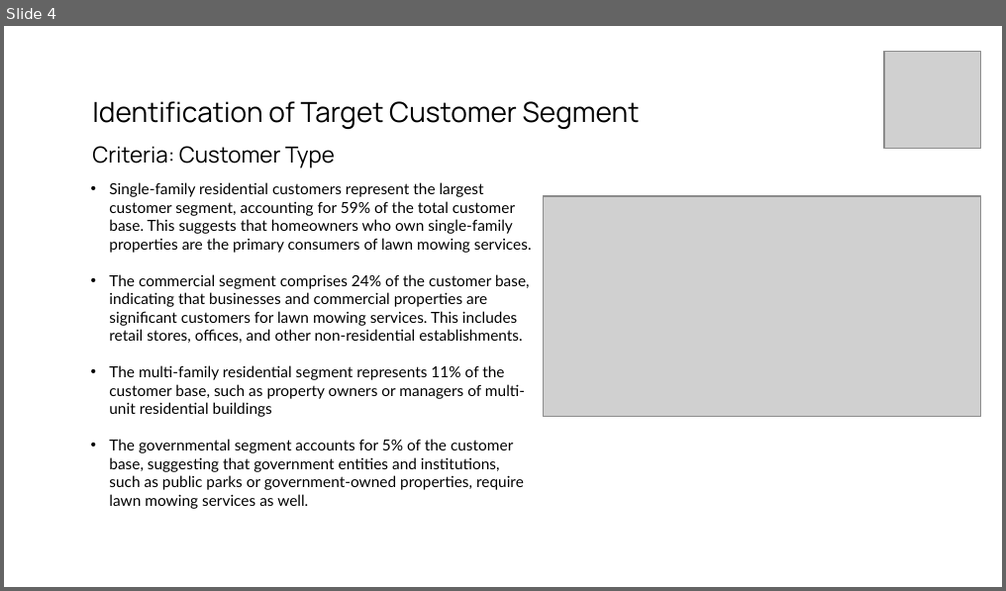
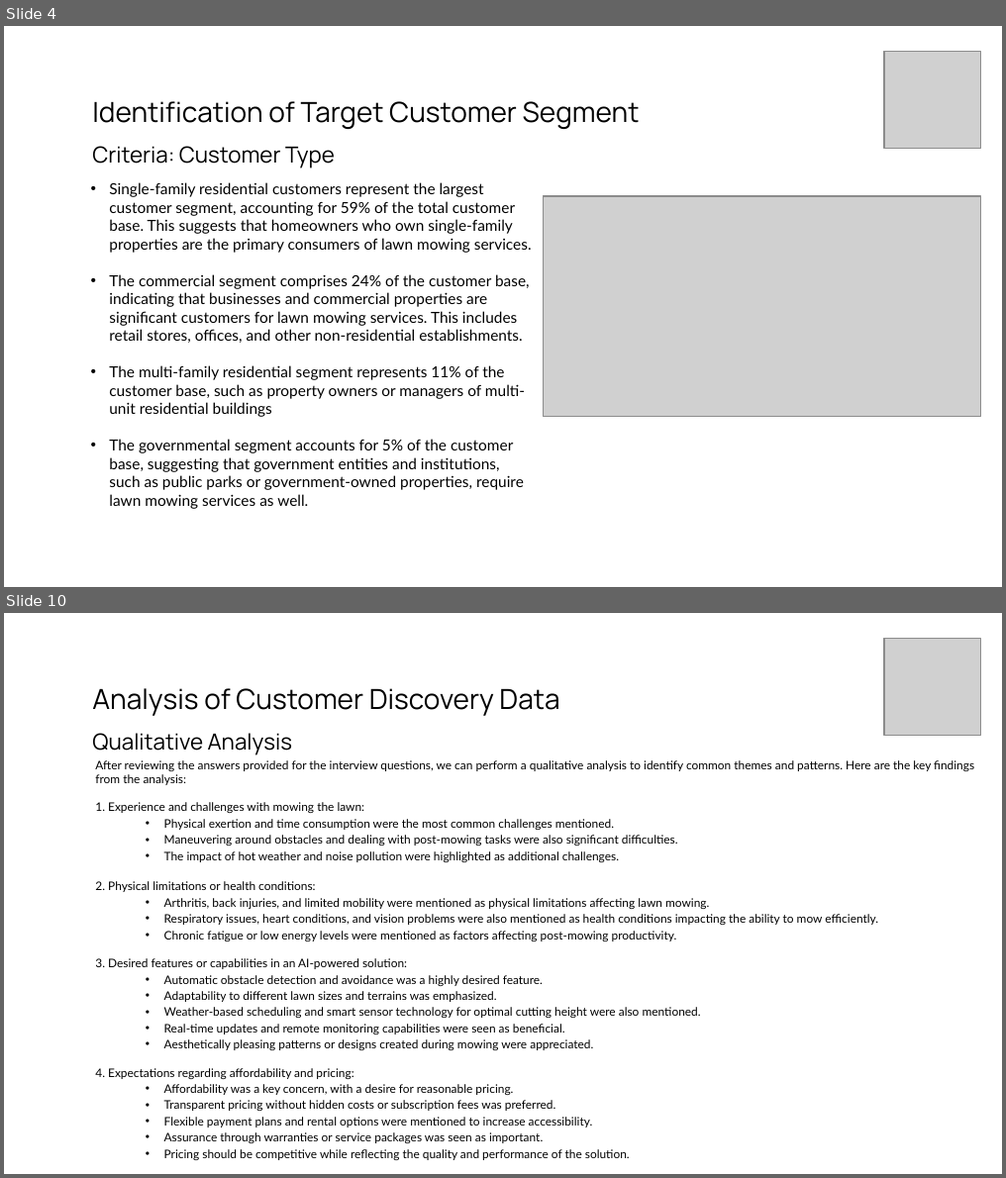
Before and after one commit to gasserahmed/VT-MIT, a slide deck: MGT5824-Tech-based Entrepreneurship/Assignments/Milestone #1 - AI Venture Concept Customer Discovery/gasser18-milestone1_customer_discovery_slides.pptx. Shown one above the other, each under a label of ours: slide 4 before the commit, slides 4 and 10 after it; the slides between them are not shown. The pictures are 1006x591 and 1006x1178 pixels, drawn with LibreOffice and Linux fonts; fonts in the diff are those of the drawing; grey boxes stand for pictures. Boxes give left, top, right and bottom in pixels: in the first picture for what was removed or moved away, otherwise in the second. Text is boxed around its words. In the diff, an @@ line names an element or a change of style, - is before the commit and + after.

```diff
--- a/MGT5824-Tech-based Entrepreneurship/Assignments/Milestone #1 - AI Venture Concept Customer Discovery/gasser18-milestone1_customer_discovery_slides.pptx
+++ b/MGT5824-Tech-based Entrepreneurship/Assignments/Milestone #1 - AI Venture Concept Customer Discovery/gasser18-milestone1_customer_discovery_slides.pptx
@@ slide 10 added at (x1=4, y1=613, x2=1002, y2=1174), background #FFFFFF @@
@@ picture added at (x1=884, y1=639, x2=981, y2=736) @@
@@ title added at (x1=92, y1=688, x2=559, y2=756), 20 pt, text #000000 @@
+Analysis of Customer Discovery Data
+Qualitative Analysis
@@ text added at (x1=95, y1=761, x2=974, y2=1160), 8.5 pt, text #000000 @@
+After reviewing the answers provided for the interview questions, we can perform a qualitative analysis to identify common themes and patterns. Here are the key findings from the analysis:
+1. Experience and challenges with mowing the lawn:
+  • Physical exertion and time consumption were the most common challenges mentioned.
+  • Maneuvering around obstacles and dealing with post-mowing tasks were also significant difficulties.
+  • The impact of hot weather and noise pollution were highlighted as additional challenges.
+2. Physical limitations or health conditions:
+  • Arthritis, back injuries, and limited mobility were mentioned as physical limitations affecting lawn mowing.
+  • Respiratory issues, heart conditions, and vision problems were also mentioned as health conditions impacting the ability to mow efficiently.
+  • Chronic fatigue or low energy levels were mentioned as factors affecting post-mowing productivity.
+3. Desired features or capabilities in an AI-powered solution:
+  • Automatic obstacle detection and avoidance was a highly desired feature.
+  • Adaptability to different lawn sizes and terrains was emphasized.
+  • Weather-based scheduling and smart sensor technology for optimal cutting height were also mentioned.
+  • Real-time updates and remote monitoring capabilities were seen as beneficial.
+  • Aesthetically pleasing patterns or designs created during mowing were appreciated.
+4. Expectations regarding affordability and pricing:
+  • Affordability was a key concern, with a desire for reasonable pricing.
+  • Transparent pricing without hidden costs or subscription fees was preferred.
+  • Flexible payment plans and rental options were mentioned to increase accessibility.
+  • Assurance through warranties or service packages was seen as important.
+  • Pricing should be competitive while reflecting the quality and performance of the solution.
```
Also in this commit, not shown: 3 slides changed, 3 other slides added, 9 slides removed, 5 other files.
